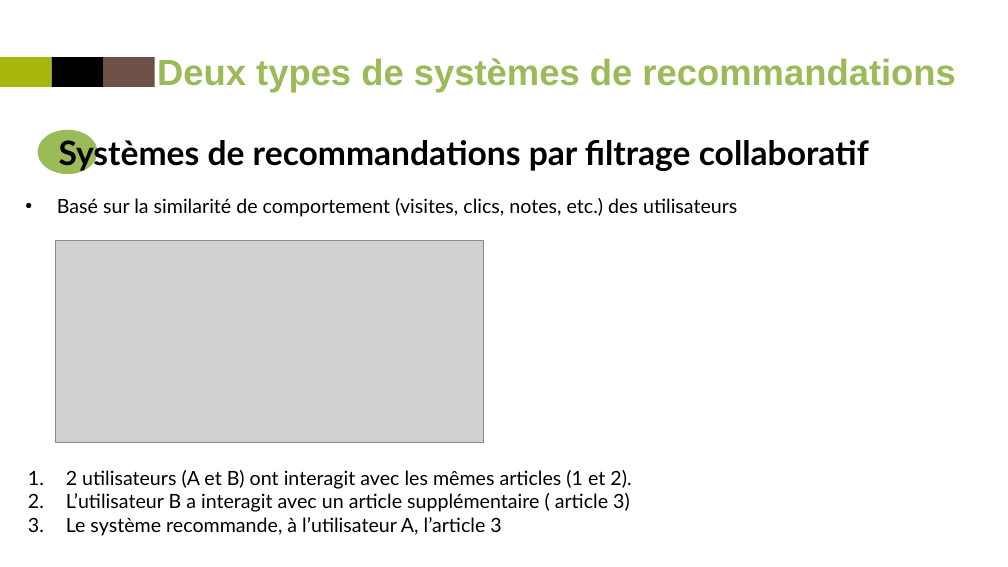
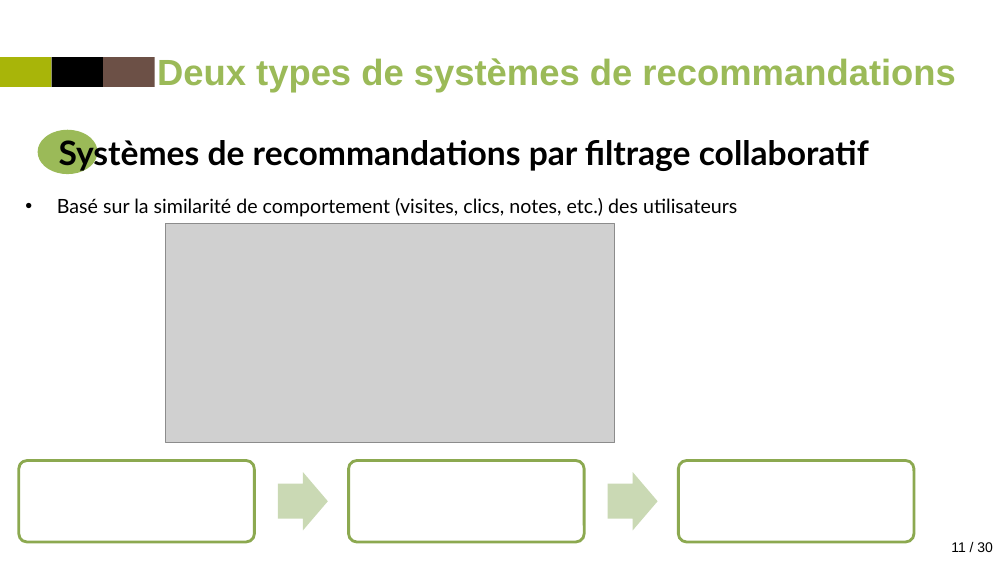
Before and after one commit to Trilian/projet9, a slide deck: slide 11 of P9_presentation.pptx. Drawn at 1008x567 pixels with LibreOffice and Linux fonts; fonts in the diff are those of the drawing; grey boxes stand for pictures. Boxes give left, top, right and bottom in pixels: in the first picture for what was removed or moved away, otherwise in the second. Text is boxed around its words. In the diff, an @@ line names an element or a change of style, - is before the commit and + after.

```diff
--- a/P9_presentation.pptx
+++ b/P9_presentation.pptx
@@ picture: place and size @@
-picture at [55, 241, 484, 444]
+picture at [165, 223, 614, 443]
@@ text removed at [66, 470, 631, 536] @@
-1. 2 utilisateurs (A et B) ont interagit avec les mêmes articles (1 et 2).
-2. L’utilisateur B a interagit avec un article supplémentaire ( article 3)
-3. Le système recommande, à l’utilisateur A, l’article 3
@@ group added at [19, 461, 914, 542]: 3 rounded rectangles, 2 right arrows @@
@@ page number added at [937, 542, 993, 552], 10 pt, text #000000 @@
+1111 / 30
```
Also in this commit, not shown: 24 other slides changed, 1 slide removed, 36 other files.
